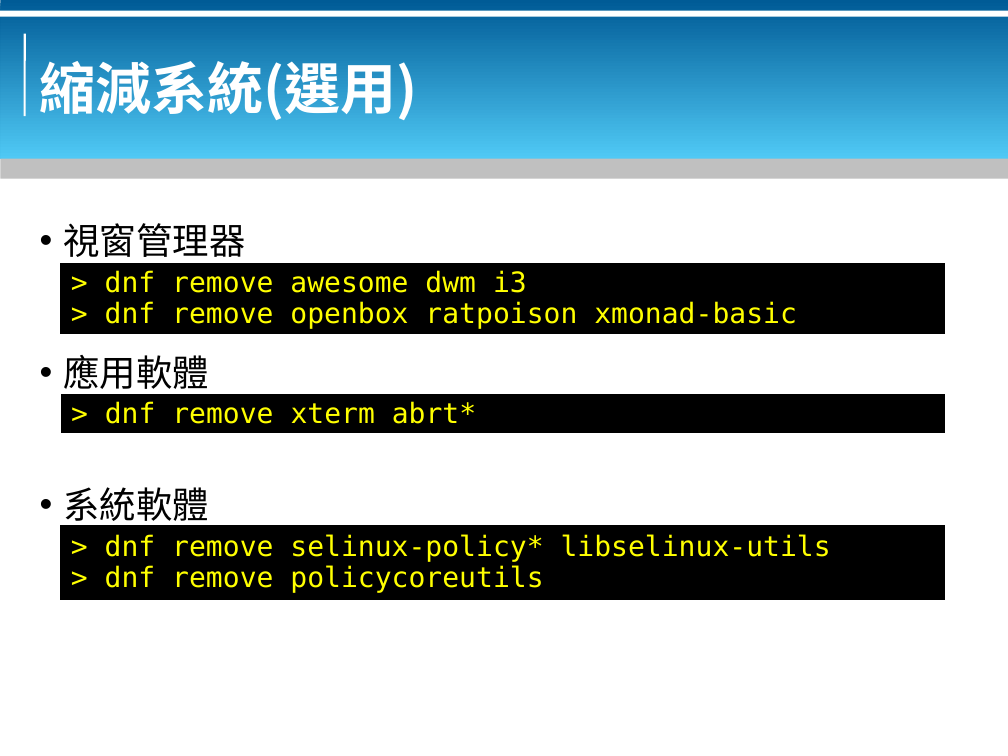
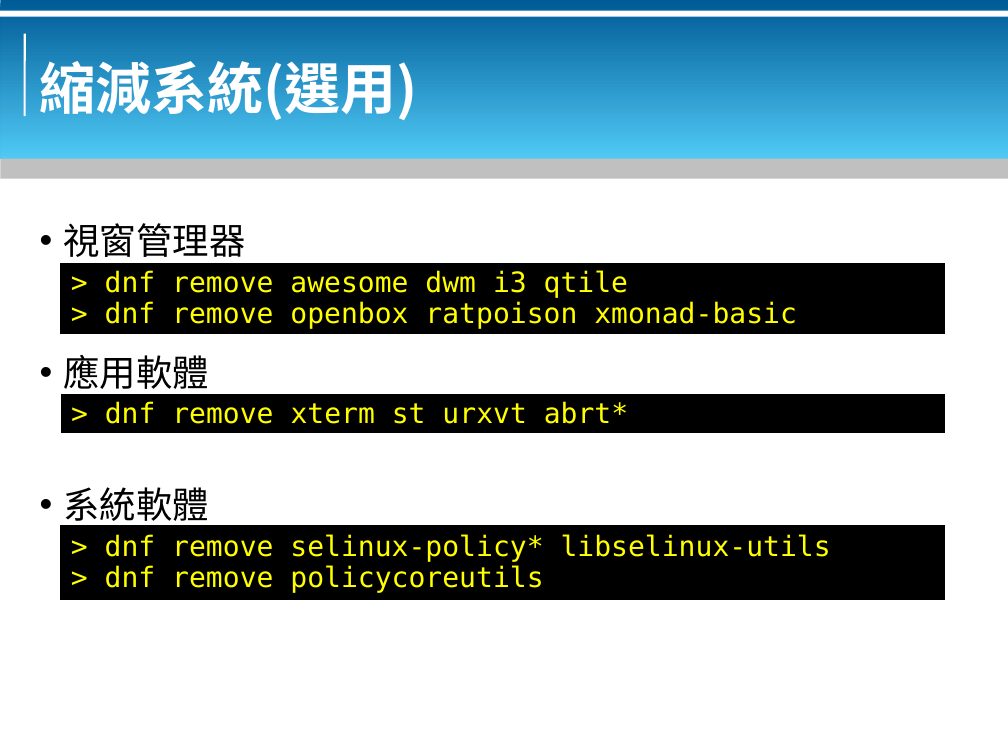
Before and after one commit to bluebat/.presentations, a slide deck: slide 7 of a-thin-and-tiny-session-for-x-window.odp. Drawn at 1008x756 pixels with LibreOffice and Linux fonts; fonts in the diff are those of the drawing; background and template pictures are left out. Boxes give left, top, right and bottom in pixels: in the first picture for what was removed or moved away, otherwise in the second. Text is boxed around its words. In the diff, an @@ line names an element or a change of style, - is before the commit and + after.

```diff
--- a/a-thin-and-tiny-session-for-x-window.odp
+++ b/a-thin-and-tiny-session-for-x-window.odp
@@ text in rectangle at [105,270,628,298]: text changed @@
-> dnf remove awesome dwm i3
+> dnf remove awesome dwm i3 qtile
@@ text in rectangle at [105,401,628,424]: text changed @@
-> dnf remove xterm abrt*
+> dnf remove xterm st urxvt abrt*
```
Also in this commit, not shown: 2 other slides changed, 3 other files.
